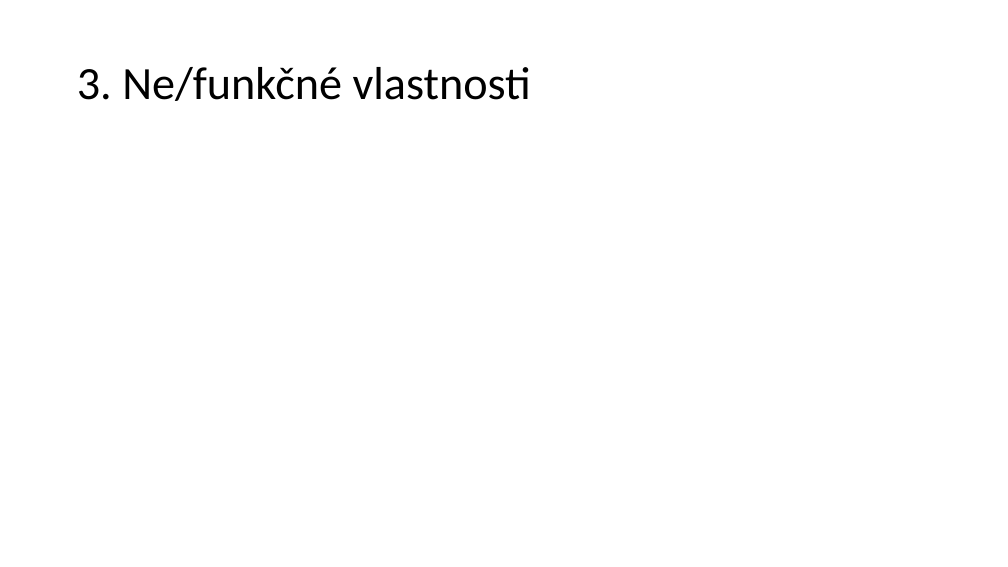
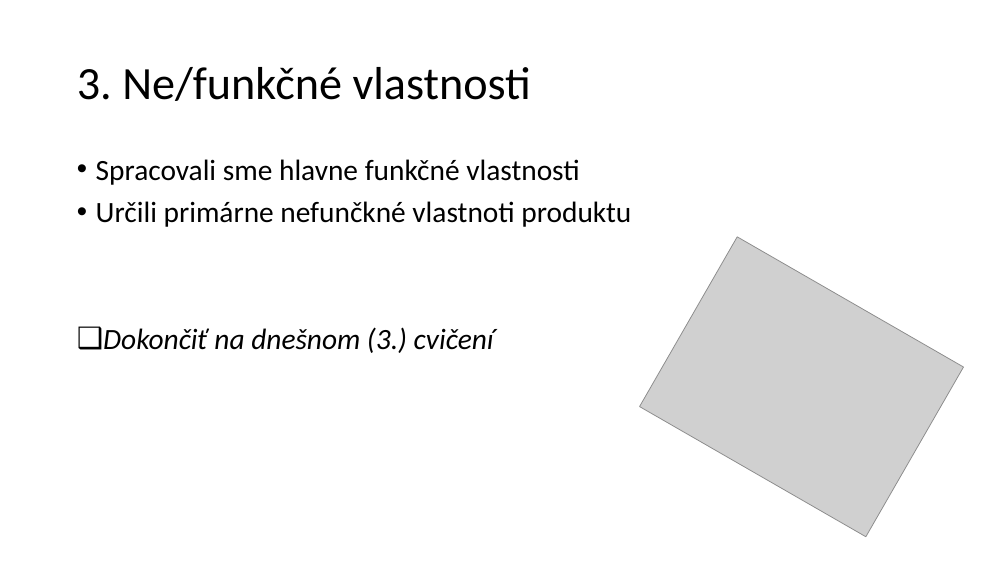
Before and after one commit to PavolGrofcik/PSI, a slide deck: slide 4 of PPT 3.pptx. Drawn at 1008x567 pixels with LibreOffice and Linux fonts; fonts in the diff are those of the drawing; grey boxes stand for pictures. Boxes give left, top, right and bottom in pixels: in the first picture for what was removed or moved away, otherwise in the second. Text is boxed around its words. In the diff, an @@ line names an element or a change of style, - is before the commit and + after.

Commit message:
Edited presentation

```diff
--- a/PPT 3.pptx
+++ b/PPT 3.pptx
@@ text added at (96, 159, 631, 353), 28 pt, text #000000 @@
+• Spracovali sme hlavne funkčné vlastnosti
+• Určili primárne nefunčkné vlastnoti produktu
+❑ Dokončiť na dnešnom (3.) cvičení
@@ picture added at (640, 237, 964, 537) @@
```
Also in this commit, not shown: 3 other slides changed.
